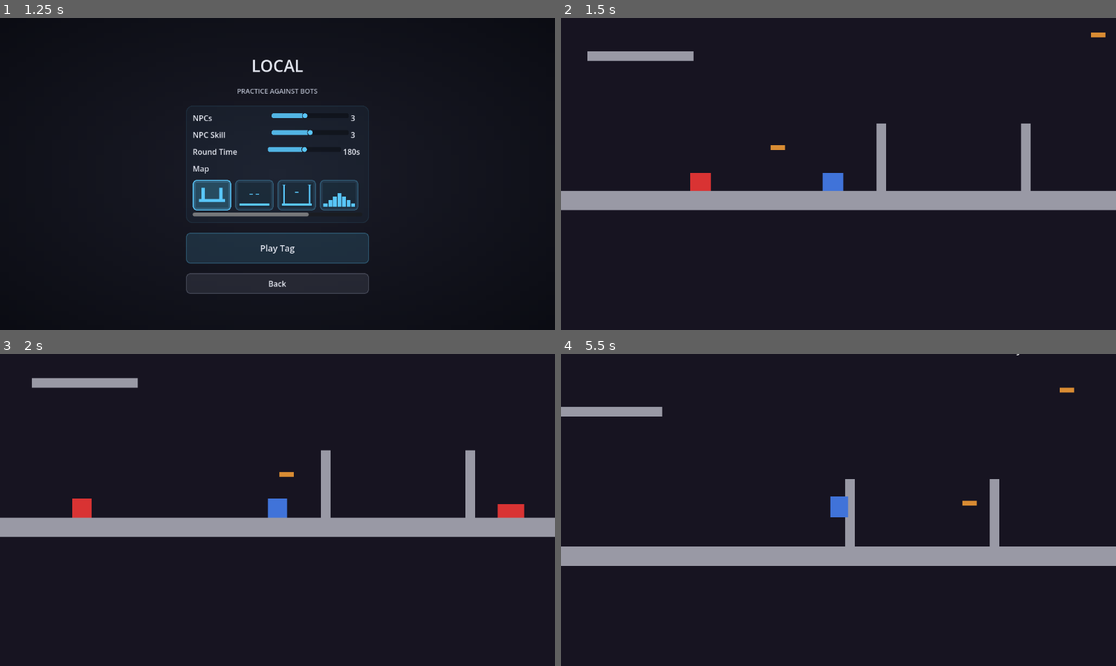
Above: before the commit, frames 1-4 (two rows, left to right).
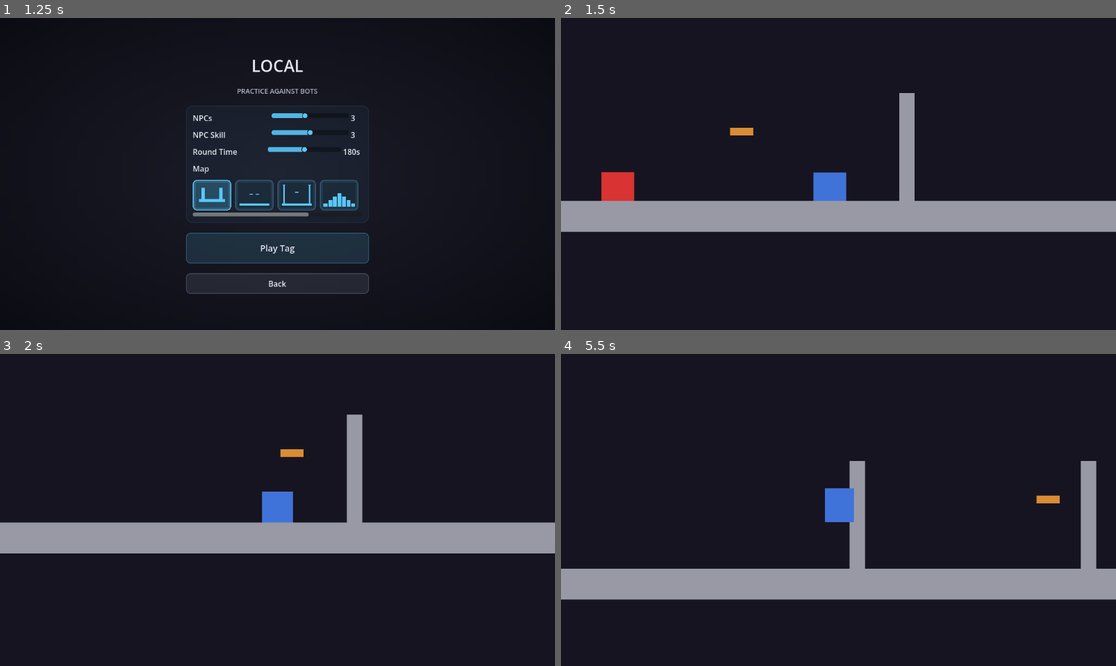
Above: after the commit, the same moments.

Repository: SumDumIdiut/tag
Game: Godot game, scene res://main/bootstrap.tscn
The game is run twice, just before and just after one commit, with the same random seed, the same clock (stepped at 60 frames per second) and the same inputs.
Inputs (mouse positions are in pixels of both pictures, inside the frame that each line leads up to):
- Up to frame 1 (1.25 s): click "LOCAL" at 0.5 s
- Up to frame 2 (1.5 s): click "Play Tag" at 1.25 s
- Up to frame 3 (2 s): no input
- Up to frame 4 (5.5 s): tap Enter at 2 s; move the mouse to (960, 494) at 2.02 s; hold D (move_right) 2.03-2.75 s; hold K (climb) 2.03-2.75 s; click (960, 494) at 2.17 s; tap Space (jump) at 2.27, 5, 5.27 s; drag from (727, 525) to (810, 572) at 2.77 s; move the mouse to (894, 441) at 3.52 s; hold A (move_left) 3.53-4.25 s; tap Delete at 3.6 s; click (894, 441) at 3.67 s; drag from (810, 572) to (672, 463) at 4.27 s; move the mouse to (1005, 556) at 5.02 s; hold D (move_right) from 5.03 s (still down); tap J (dash) at 5.1 s; click (1005, 556) at 5.17 s

Frame 1 is identical in both runs. In frame 2, 14% of the frame differs, in the area x 0-100%, y 4-69%; in frame 3, 10%; in frame 4, 19%, in the area x 0-100%, y 0-79%.

Commit message:
In-game HUD cleanup: rank fetch for casual too, leaderboard rank badges, bigger camera zoom
server_match.gd's elo/tier lookup was ranked-only, so casual matches never
had any rank data to color a name with at all -- now runs for every match
(purely cosmetic display, never mutates/reports anything, so casual is
safe). The in-match leaderboard panel was a fixed 420px box regardless of
headcount, leaving a big empty dead-space block below a small lobby's rows
-- now sized to fit however many rows there actually are, and each row
gets a small rank badge next to tier-ranked players (skipped for bots/
unranked, avoiding empty-badge noise). Camera zoom bumped 1x -> 1.6x so
the arena reads bigger on screen instead of a small island surrounded by
black margin.

Diff:
--- a/game/main/net_game.gd
+++ b/game/main/net_game.gd
@@ -4,6 +4,18 @@
 const MATCH_RESULTS_SCENE := preload("res://main/match_results.tscn")
 const OnlineMapCatalog := preload("res://levels/online_maps/catalog.gd")
 const UIStyle := preload("res://ui/ui_style.gd")
+const RankBadgeScene := preload("res://ui/rank_badge.gd")
+
+# Leaderboard panel sizing -- see _build_leaderboard()/_render_leaderboard().
+# Header is the "LEAST TIME AS IT WINS" title + its separation from the row
+# list; row is one entry's own height plus the inter-row separation; padding
+# is panel_box()'s own content margin (14px top + 14px bottom, see
+# ui_style.gd) plus a couple px of slack so descenders never clip.
+const LEADERBOARD_HEADER_HEIGHT := 24.0
+const LEADERBOARD_ROW_HEIGHT := 23.0
+const LEADERBOARD_PADDING := 30.0
+
+var _leaderboard_panel: PanelContainer
 
 var arena: Node2D
 var avatars := {} # peer_id -> RemoteAvatar, including your own
@@ -92,22 +104,26 @@
 	var color_id: String = roster[peer_id].get("color_id", PlayerColors.DEFAULT_ID)
 	avatars[peer_id].set_color(color_id)
 
-## A fixed-size side panel (no scrolling -- 420px comfortably fits a private
-## match's max 16 participants) ranking everyone by time spent as "it" so
-## far, least first -- the same ordering the actual end-of-match placement
-## uses (see server_match.gd's _rank_individually/_rank_by_team). Rows are
-## built once here as placeholders; _render_leaderboard() repopulates them.
+## A side panel (no scrolling -- fits a private match's max 16 participants
+## even at full height) ranking everyone by time spent as "it" so far, least
+## first -- the same ordering the actual end-of-match placement uses (see
+## server_match.gd's _rank_individually/_rank_by_team). Rows are built once
+## here as placeholders; _render_leaderboard() repopulates them and resizes
+## the panel to fit however many rows there actually are -- a small lobby
+## (e.g. a 1v1) previously still got a tall fixed 420px box with most of it
+## empty dead space below just 2 rows.
 func _build_leaderboard() -> void:
-	var panel := PanelContainer.new()
-	panel.anchor_left = 1.0
-	panel.anchor_right = 1.0
-	panel.offset_left = -240.0
-	panel.offset_right = -16.0
-	panel.offset_top = 16.0
-	panel.offset_bottom = 420.0
-	panel.mouse_filter = Control.MOUSE_FILTER_IGNORE
-	panel.add_theme_stylebox_override("panel", UIStyle.panel_box(UIStyle.COLOR_NEUTRAL))
-	_ui_layer.add_child(panel)
+	_leaderboard_panel = PanelContainer.new()
+	_leaderboard_panel.anchor_left = 1.0
+	_leaderboard_panel.anchor_right = 1.0
+	_leaderboard_panel.offset_left = -240.0
+	_leaderboard_panel.offset_right = -16.0
+	_leaderboard_panel.offset_top = 16.0
+	_leaderboard_panel.offset_bottom = 16.0 + LEADERBOARD_HEADER_HEIGHT + LEADERBOARD_PADDING
+	_leaderboard_panel.mouse_filter = Control.MOUSE_FILTER_IGNORE
+	_leaderboard_panel.add_theme_stylebox_override("panel", UIStyle.panel_box(UIStyle.COLOR_NEUTRAL))
+	_ui_layer.add_child(_leaderboard_panel)
+	var panel := _leaderboard_panel
 
 	var vbox := VBoxContainer.new()
 	vbox.add_theme_constant_override("separation", 6)
@@ -165,6 +181,16 @@
 		rank_label.custom_minimum_size = Vector2(24, 0)
 		rank_label.add_theme_font_size_override("font_size", 13)
 		row.add_child(rank_label)
+
+		# Only for a real, resolved tier (a bot, or a lookup that failed/timed
+		# out -- see server_match.gd's _fill_ranked_stats -- has no "tier" key
+		# at all) -- skip the badge entirely rather than show one for
+		# "Unranked", which would just be noise on every bot's row.
+		if info.has("tier"):
+			var badge := RankBadgeScene.new()
+			badge.tier = String(info.tier)
+			badge.custom_minimum_size = Vector2(14, 16)
+			row.add_child(badge)
 
 		var name_label := Label.new()
 		name_label.text = "%s%s" % [info.get("username", "Player"), "  (you)" if peer_id == my_peer_id else ""]
@@ -190,6 +216,8 @@
 		row.add_child(time_label)
 
 		_leaderboard_box.add_child(row)
+
+	_leaderboard_panel.offset_bottom = _leaderboard_panel.offset_top + LEADERBOARD_HEADER_HEIGHT + LEADERBOARD_PADDING + entries.size() * LEADERBOARD_ROW_HEIGHT
 
 func _physics_process(_delta: float) -> void:
 	# A spectator (my_peer_id == -1, see setup()/start_spectator()) has no
--- a/game/net/server_match.gd
+++ b/game/net/server_match.gd
@@ -150,20 +150,25 @@
 	# Simulation is already ticking (players spawned, TagMode running) by this
 	# point -- only the client-facing "match started" notice waits on this, so
 	# a slow/unreachable relay costs a brief extra beat before the VS screen
-	# appears, never a stuck match.
-	if ranked:
-		await _fill_ranked_stats()
+	# appears, never a stuck match. Fetched for every match, ranked or
+	# casual -- a casual player's own persistent elo/tier is still real (it's
+	# just never reported/moved by a casual result), and match_intro.gd's VS
+	# screen and every player-name tier-coloring path (net_game.gd,
+	# team_lobby_view.gd, the reveal views) all read this the same way
+	# regardless of match type. Previously ranked-only, which meant casual
+	# play never had rank data to color anything with at all.
+	await _fill_ranked_stats()
 	_network_manager.notify_match_started(lobby_id, roster, _network_manager.level_id, playlist_id)
 
-## Enriches each ranked participant's roster entry with their current elo/
-## tier (see match_intro.gd's VS screen) -- looked up server-side by the
-## already-private _client_ids, never sent to peers directly (client_id
-## itself stays server-only, same as everywhere else in this file). Fires
-## all lookups in parallel (one HTTPRequest each) rather than one after
-## another, so N players costs roughly one round-trip, not N. A lookup that
-## fails or times out just leaves that player's roster entry without
-## elo/tier -- match_intro.gd falls back to an "Unranked" placeholder
-## rather than blocking match start on the relay being briefly unreachable.
+## Enriches each participant's roster entry with their current elo/tier (see
+## match_intro.gd's VS screen and every name tier-coloring path) -- looked up
+## server-side by the already-private _client_ids, never sent to peers
+## directly (client_id itself stays server-only, same as everywhere else in
+## this file). Fires all lookups in parallel (one HTTPRequest each) rather
+## than one after another, so N players costs roughly one round-trip, not N.
+## A lookup that fails or times out just leaves that player's roster entry
+## without elo/tier -- callers fall back to an "Unranked" placeholder rather
+## than blocking match start on the relay being briefly unreachable.
 func _fill_ranked_stats() -> void:
 	var pending_peers: Array = []
 	for peer_id in _client_ids.keys():
--- a/game/player/player.tscn
+++ b/game/player/player.tscn
@@ -47,5 +47,6 @@
 
 [node name="Camera2D" type="Camera2D" parent="."]
 enabled = false
+zoom = Vector2(1.6, 1.6)
 position_smoothing_enabled = true
 position_smoothing_speed = 10.0
--- a/game/player/remote_avatar.tscn
+++ b/game/player/remote_avatar.tscn
@@ -47,5 +47,6 @@
 
 [node name="Camera2D" type="Camera2D" parent="."]
 enabled = false
+zoom = Vector2(1.6, 1.6)
 position_smoothing_enabled = true
 position_smoothing_speed = 10.0
Not shown, added: game/ui/online_map_icon.gd.uid
